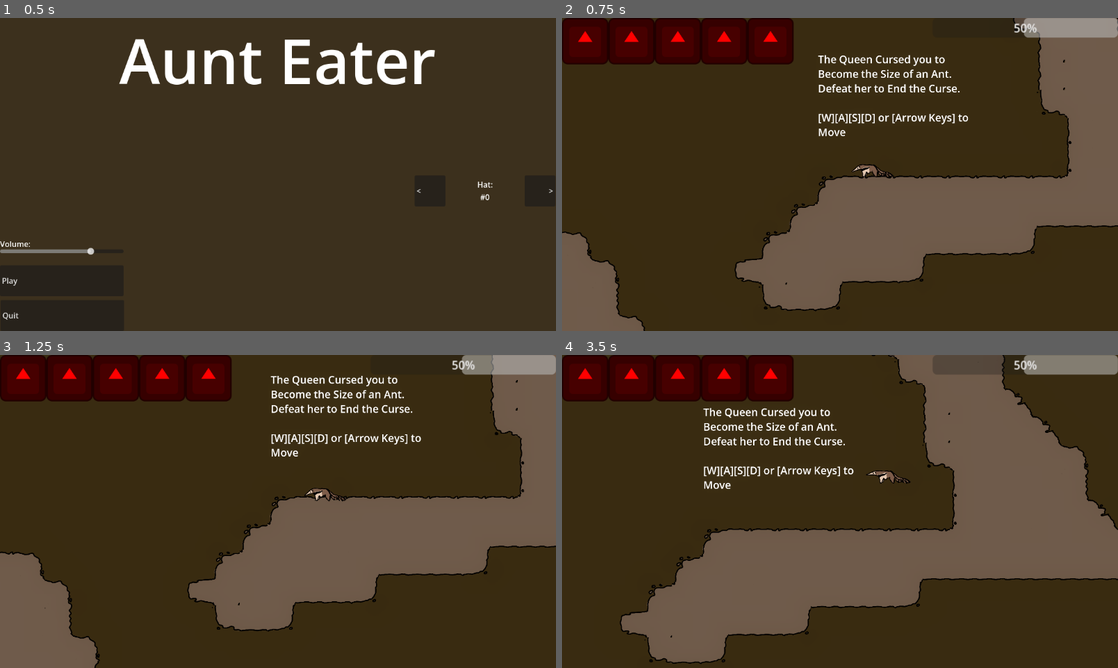
Above: before the commit, frames 1-4 (two rows, left to right).
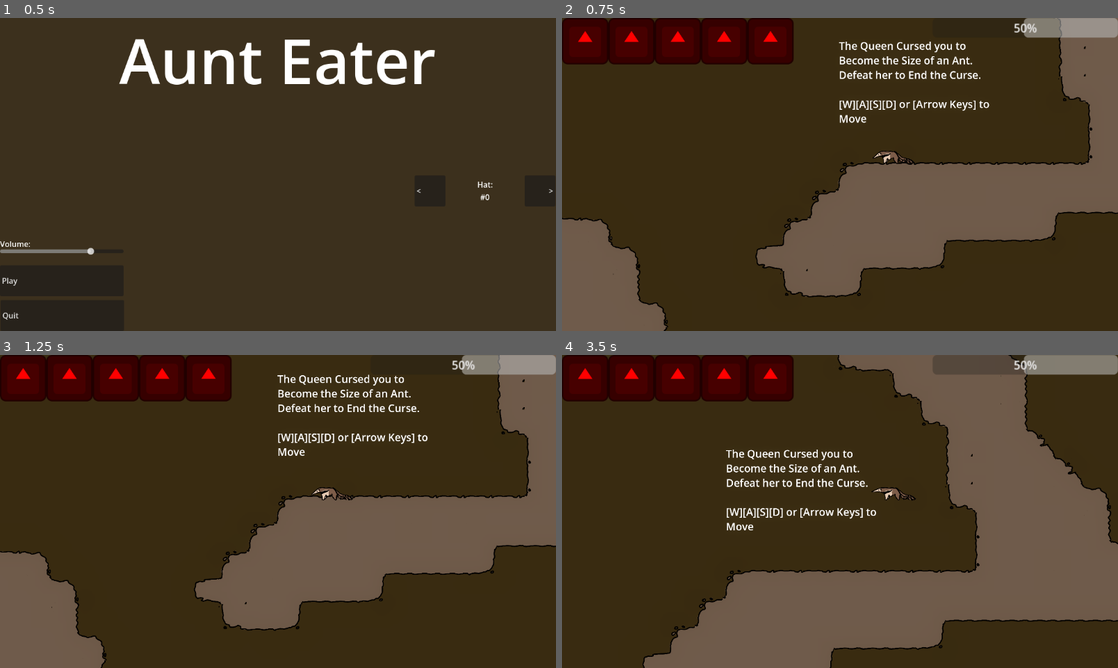
Above: after the commit, the same moments.

Repository: IncrediblyCreativeUsername/Team-Indecisive-Cutthroat-2026
Game: Godot game, scene res://UI/MainMenu.tscn
The game is run twice, just before and just after one commit, with the same random seed, the same clock (stepped at 60 frames per second) and the same inputs. The engine's default icon, where the game draws it, is replaced by a stand-in: a white triangle on a blue panel in a dark square.
Inputs (mouse positions are in pixels of both pictures, inside the frame that each line leads up to):
- Up to frame 1 (0.5 s): no input
- Up to frame 2 (0.75 s): click "Play" at 0.5 s
- Up to frame 3 (1.25 s): no input
- Up to frame 4 (3.5 s): move the mouse to (962, 495) at 1.27 s; hold D (MOVE_RIGHT) 1.28-2.78 s; click (962, 495) at 1.35 s; tap W (JUMP) at 1.52, 2.27 s; move the mouse to (728, 527) at 2.02 s; tap Q (DROP) at 2.1 s; click (728, 527) at 2.3 s; move the mouse to (895, 442) at 2.77 s; hold A (MOVE_LEFT) from 2.78 s (still down); tap E (EAT) at 2.85 s; click (895, 442) at 3.05 s

Frame 1 is identical in both runs. In frame 2, 13% of the frame differs, in the area x 0-100%, y 0-100%; in frame 3, 4.8%; in frame 4, 26%, in the area x 10-100%, y 0-100%.

Commit message:
Fix smoothing camera
Remade camera smoothing just for direction change

Diff:
--- a/Player/Player.tscn
+++ b/Player/Player.tscn
@@ -281,9 +281,9 @@
 position = Vector2(0, 150)
 zoom = Vector2(0.45, 0.45)
 limit_enabled = false
-position_smoothing_enabled = true
 position_smoothing_speed = 6.0
 script = ExtResource("5_8g4oa")
+smoothSpeed = 48.0
 
 [connection signal="body_entered" from="Tongue/Area2D" to="." method="_on_area_2d_body_entered"]
 [connection signal="animation_finished" from="Tongue/TongueAnim" to="." method="_on_tongue_anim_animation_finished"]
--- a/Player/camera.gd
+++ b/Player/camera.gd
@@ -1,6 +1,9 @@
 extends Camera2D
 
 @onready var shaking := false
+@onready var flipped := false
+var smoothedPosition := Vector2(0, 150)
+@export var smoothSpeed := 6.0
 
 func addShake(strength, duration):
 	if !shaking:
@@ -15,3 +18,18 @@
 		await get_tree().process_frame
 		if shaking:
 			shake(strength)
+
+func flip(newFlipped):
+	if newFlipped != flipped:
+		flipped = newFlipped
+		if flipped:
+			smoothedPosition.x = -400
+		else:
+			smoothedPosition.x = 400
+
+func _process(delta: float) -> void:
+	if smoothedPosition != position:
+		if position.distance_to(smoothedPosition) > smoothSpeed*delta*60:
+			position += position.direction_to(smoothedPosition)*smoothSpeed*delta*60
+		else:
+			position = smoothedPosition
--- a/Player/player.gd
+++ b/Player/player.gd
@@ -227,11 +227,11 @@
 		tonguePivot.position.x = -117
 		animSprite.position.x = 397
 		Hats.position.x = 397
-		cam.position.x = -350
+		cam.flip(true)
 	else:
 		animSprite.flip_h = false
 		Hats.currentHat.flip_h = false
 		tonguePivot.position.x = 115
 		animSprite.position.x = 338
 		Hats.position.x = 338
-		cam.position.x = 350
+		cam.flip(false)
